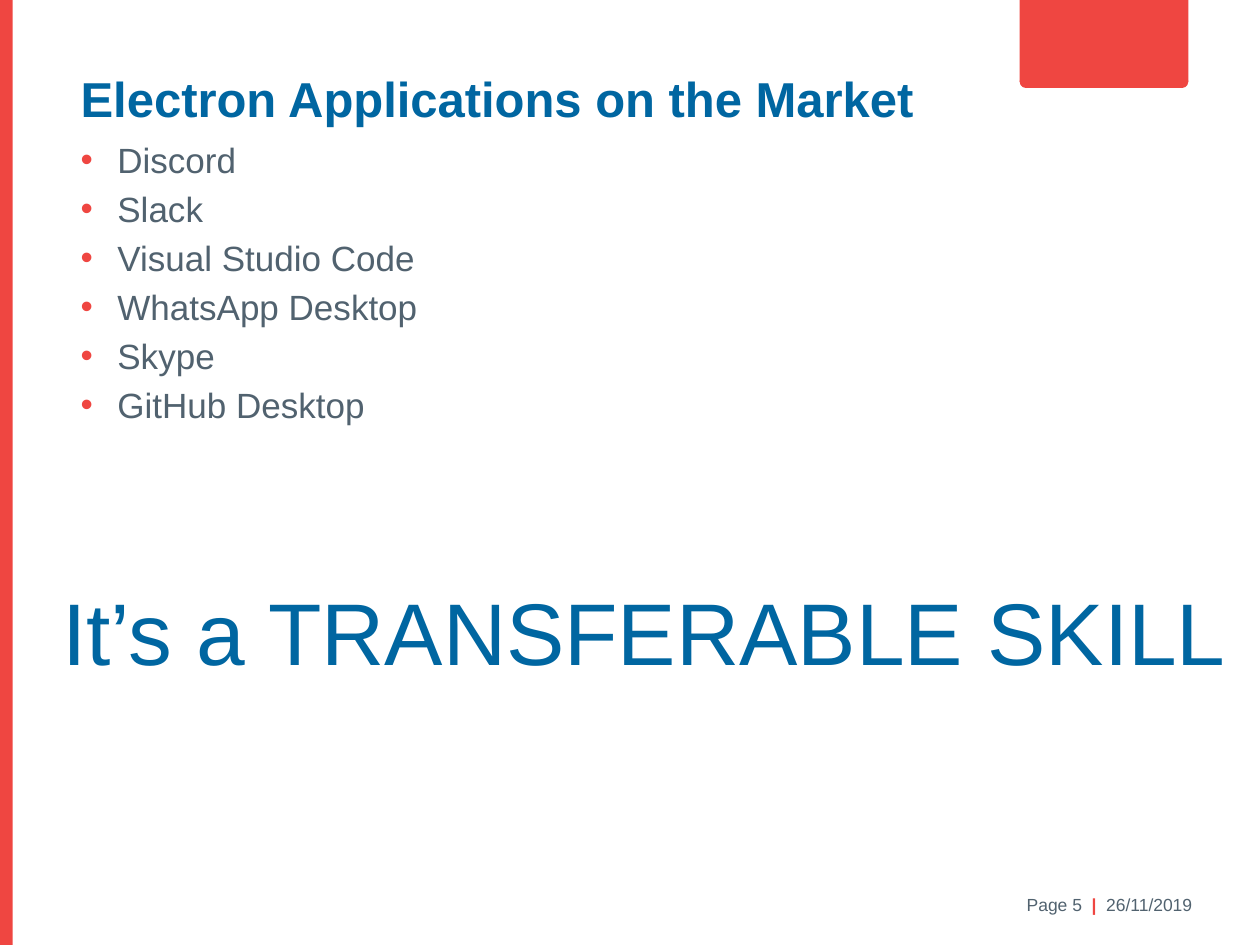
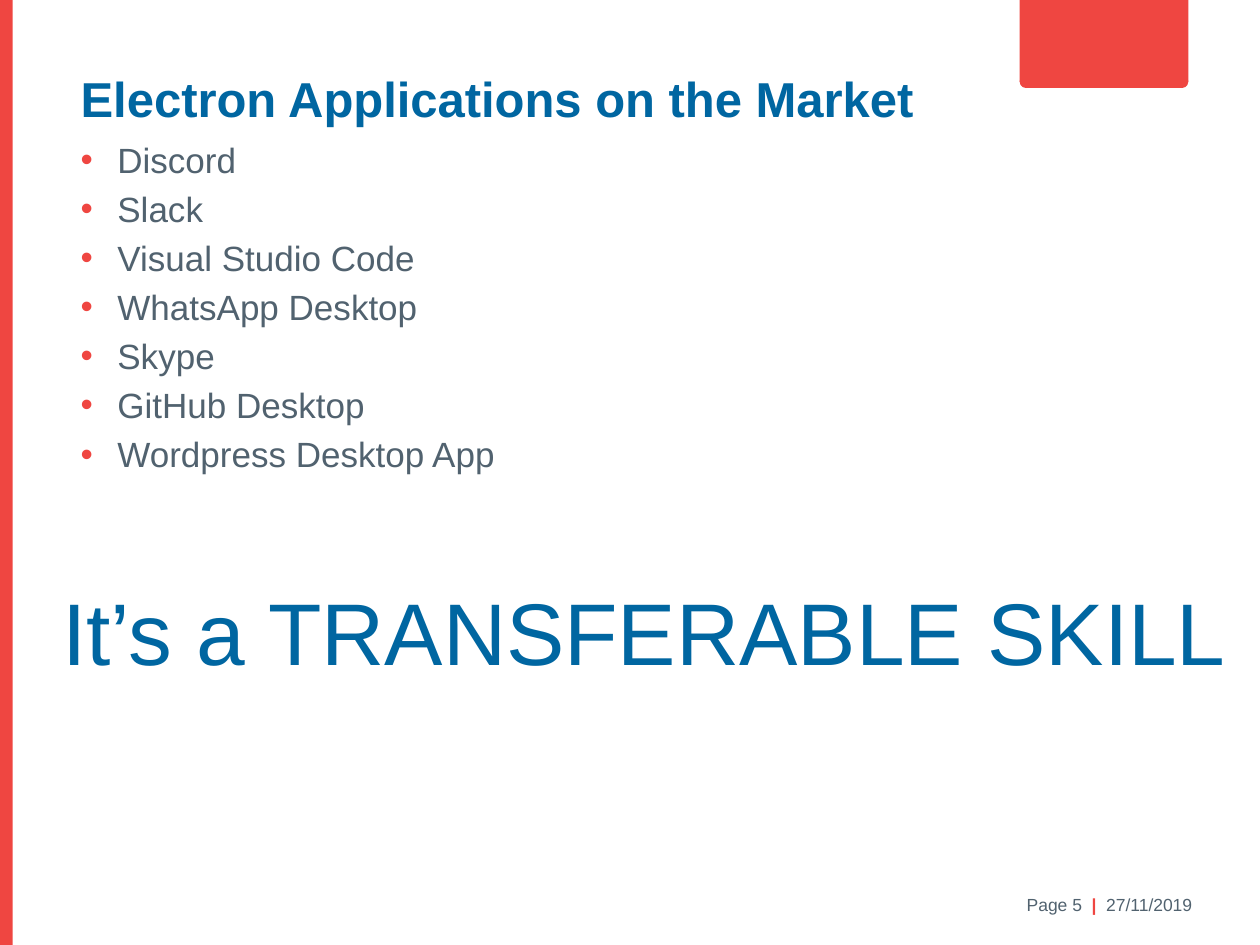
Before and after one commit to antonmaeso/HastingsPier, a slide deck: slide 5 of Electron Brownbag.pptx. Drawn at 1260x945 pixels with LibreOffice and Linux fonts; fonts in the diff are those of the drawing; background and template pictures are left out. Boxes give left, top, right and bottom in pixels: in the first picture for what was removed or moved away, otherwise in the second. Text is boxed around its words. In the diff, an @@ line names an element or a change of style, - is before the commit and + after.

```diff
--- a/Electron Brownbag.pptx
+++ b/Electron Brownbag.pptx
@@ text at box(117, 441, 494, 474): paragraph added @@
+• Wordpress Desktop App
@@ text at box(1027, 898, 1192, 915): text changed @@
-Page 5 | 26/11/2019
+Page 5 | 27/11/2019
```
Also in this commit, not shown: 2 other slides changed.
